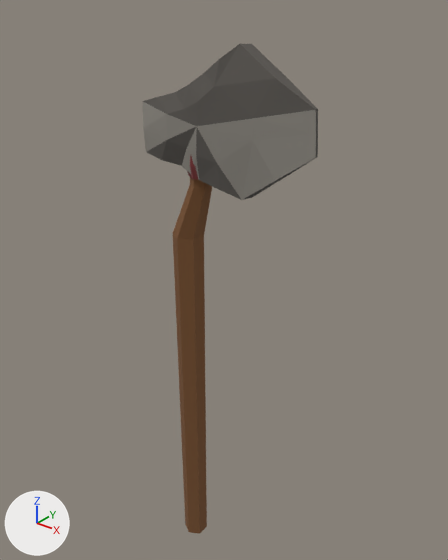
The FBX model Assets/Art/Props/WeaponPack/wpn_axe_01.fbx as it was, and as the next commit left it.
The view is the same before and after, from a 50 mm lens placed at (0.939, -1.047, 0.61), pointed at (0.052, 0.062, -0.078). The axes (+X, +Y, +Z) are drawn at lower left. The lights are the same throughout. The picture after the commit comes second. Where no turn or scale is listed for an object, it has been applied to the vertices.

Names of what the first picture shows: 'wpn_axe_01'.
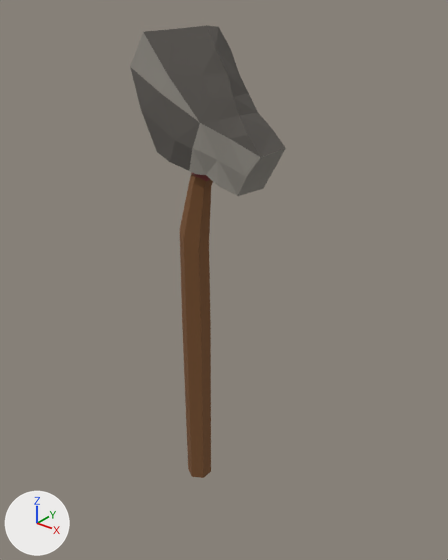
The edits, one by one:
me_wpn_axe_01_009 is used by ob_wpn_axe_01; location (0.0, 0.0, 0.0).
me_wpn_axe_01_009 had 128 vertices, 236 faces and spanned x -0.098..0.334, y -0.055..0.048, z -0.923..0.495.
me_wpn_axe_01_009 now has 128 vertices, 236 faces and spans x -0.187..0.228, y -0.042..0.063, z -0.686..0.524.
me_wpn_axe_01_009 part 1: the loose piece of 62 vertices spanning x -0.098..0.334, y -0.055..0.048, z 0.175..0.495 is multiplied about its middle by the matrix ((-0.894, -0.003, 0.448), (0.017, -1.0, 0.026), (0.447, 0.031, 0.894)), then moved by (-0.095, 0.016, 0.027).
me_wpn_axe_01_009 part 2: the loose piece of 24 vertices spanning x 0.006..0.076, y -0.041..0.039, z 0.206..0.293 is multiplied about its middle by the matrix ((-0.894, -0.003, 0.448), (0.017, -1.0, 0.026), (0.447, 0.031, 0.894)), then moved by (0.012, 0.008, 0.002).
me_wpn_axe_01_009 part 3: 42 of 128 vertices moved; they spanned x -0.044..0.066, y -0.039..0.039, z -0.923..0.401 and now span x -0.022..0.143, y -0.039..0.04, z -0.686..0.398; mean shift (0.027, 0.004, 0.064); largest move (-0.039, 0.017, -0.923) -> (0.039, -0.017, -0.686).

Location of each change, (x1, y1, x2, y2) in pixels of the pictures (448 x 560 px; the box of a moved part takes in the faces that stretch with it):
'wpn_axe_01', reshaped (11% narrower, 8% shorter)
    before: (143, 44, 318, 534)
    after: (130, 25, 286, 478)
part 1 of me_wpn_axe_01_009, moved or reshaped
    before: (143, 44, 318, 200)
    after: (130, 25, 286, 196)
part 2 of me_wpn_axe_01_009, moved or reshaped (mostly hidden)
    before: (187, 156, 198, 180)
    after: (192, 173, 211, 181)
part 3 of me_wpn_axe_01_009, moved or reshaped
    before: (173, 177, 212, 534)
    after: (180, 173, 213, 478)
